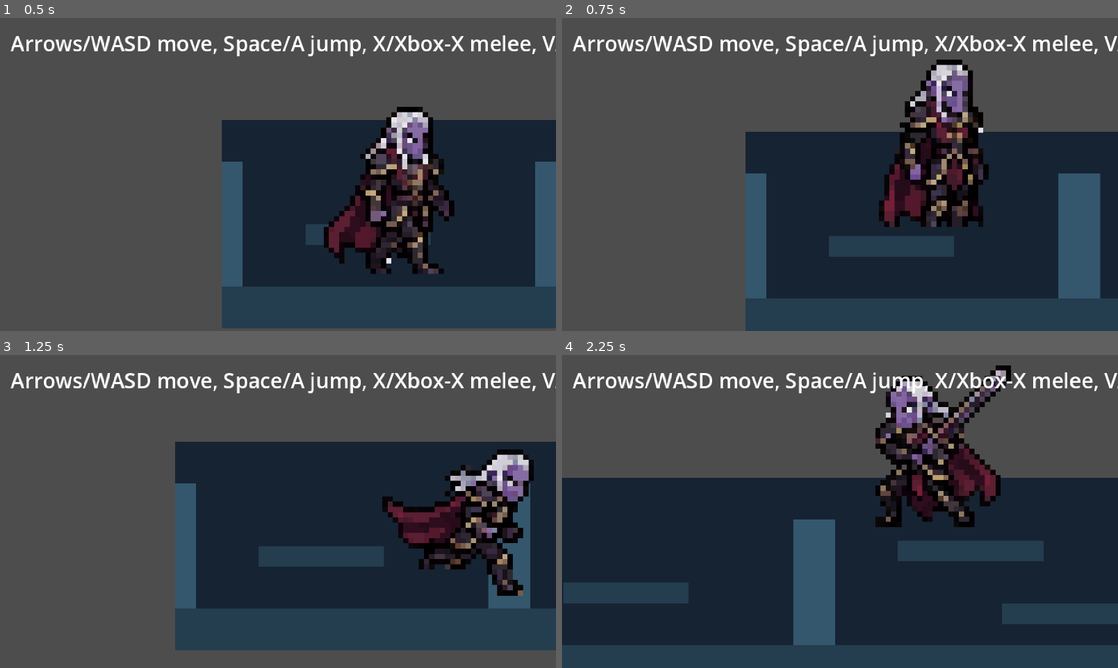
Above: before the commit, frames 1-4 (two rows, left to right).
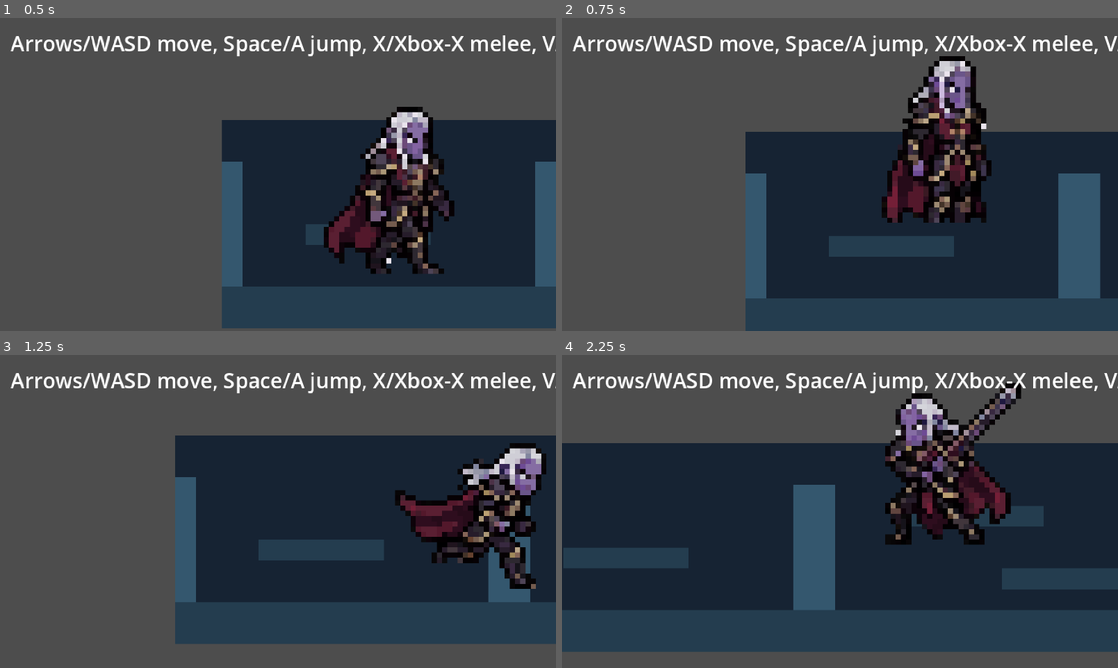
Above: after the commit, the same moments.

Repository: andrewgilliland/awash
Game: Godot game, scene res://scenes/main.tscn
Same seed, same stepped clock (60 frames per second), same inputs: the game is played once before the commit and once after it.
Inputs:
- Up to frame 1 (0.5 s): no input
- Up to frame 2 (0.75 s): hold Right (move_right) from 0.53 s (still down); hold Space (jump) from 0.53 s (still down)
- Up to frame 3 (1.25 s): keep holding Right (move_right); keep holding Space (jump)
- Up to frame 4 (2.25 s): release Space (jump) at 1.28 s; tap E (interact) at 1.35 s; tap Space (jump) at 1.52, 1.55, 1.82 s; release Right (move_right) at 2.03 s; hold Left (move_left) from 2.03 s (still down); hold Space (jump) from 2.03 s (still down); tap X (melee_attack) at 2.1 s

Frame 1 is identical in both runs. In frame 2, 4.6% of the frame differs, in the area x 57-78%, y 12-67%; in frame 3, 11%; in frame 4, 40%, in the area x 0-100%, y 3-100%.

Commit message:
Step 3: tune movement feel and add movement sanity test

Diff:
--- a/scripts/player/player.gd
+++ b/scripts/player/player.gd
@@ -24,15 +24,17 @@
 
 const PLAYER_SPRITE_SHEET := preload("res://assets/sprites/player_1.png")
 
-@export var move_speed: float = 145.0
-@export var acceleration: float = 950.0
-@export var air_acceleration: float = 720.0
-@export var friction: float = 1100.0
-@export var jump_velocity: float = -315.0
-@export var max_fall_speed: float = 520.0
-@export var jump_release_gravity_multiplier: float = 1.6
-@export var coyote_time_seconds: float = 0.12
-@export var jump_buffer_seconds: float = 0.12
+@export var move_speed: float = 160.0
+@export var acceleration: float = 1200.0
+@export var air_acceleration: float = 800.0
+@export var friction: float = 1400.0
+@export var jump_velocity: float = -330.0
+@export var max_fall_speed: float = 560.0
+@export var jump_release_gravity_multiplier: float = 1.9
+@export var coyote_time_seconds: float = 0.14
+@export var jump_buffer_seconds: float = 0.14
+@export var run_state_speed_threshold: float = 20.0
+@export var jump_to_fall_velocity_threshold: float = 18.0
 @export var has_double_jump: bool = false
 @export var max_air_jumps: int = 1
 @export var max_health: int = 3
@@ -43,6 +45,7 @@
 @export var melee_startup_seconds: float = 0.06
 @export var melee_active_seconds: float = 0.08
 @export var melee_recovery_seconds: float = 0.16
+@export var attack_movement_multiplier: float = 0.45
 @export var melee_damage: int = 1
 @export var melee_knockback: Vector2 = Vector2(120.0, -45.0)
 @export var projectile_scene: PackedScene
@@ -526,7 +529,7 @@
 
 
 func _process_attack_state(delta: float) -> void:
-	_apply_horizontal_movement(delta * 0.35)
+	_apply_horizontal_movement(delta * attack_movement_multiplier)
 
 
 func _process_dead_state(delta: float) -> void:
@@ -547,13 +550,17 @@
 		return
 
 	if not is_on_floor():
-		if velocity.y < 0.0:
+		if velocity.y <= -jump_to_fall_velocity_threshold:
 			_set_state(PlayerState.JUMP)
 		else:
 			_set_state(PlayerState.FALL)
 		return
 
-	if absf(velocity.x) > 8.0:
+	var horizontal_speed := absf(velocity.x)
+	if (
+		horizontal_speed >= run_state_speed_threshold
+		or (absf(_input_direction) > 0.2 and horizontal_speed > 2.0)
+	):
 		_set_state(PlayerState.RUN)
 	else:
 		_set_state(PlayerState.IDLE)
@@ -569,7 +576,7 @@
 	if is_on_floor():
 		return
 
-	if velocity.y < 0.0 and Input.is_action_just_released("jump"):
+	if velocity.y < 0.0 and not Input.is_action_pressed("jump"):
 		velocity.y += get_gravity().y * jump_release_gravity_multiplier * delta
 
 
--- a/tests/test_runner.gd
+++ b/tests/test_runner.gd
@@ -13,6 +13,7 @@
 	_run_test("Biome scene loads", _test_biome_scene_loads)
 	_run_test("Biome room api sane", _test_biome_room_api_sane)
 	_run_test("Player defaults sane", _test_player_default_values)
+	_run_test("Player movement tuning sane", _test_player_movement_tuning_defaults)
 	_run_test("Player ranged defaults sane", _test_player_ranged_defaults)
 	_run_test("Player camera defaults sane", _test_player_camera_defaults)
 	_run_test("Runtime state defaults sane", _test_runtime_state_defaults_sane)
@@ -149,6 +150,32 @@
 	return is_valid
 
 
+func _test_player_movement_tuning_defaults() -> bool:
+	var packed_scene := load(PLAYER_SCENE_PATH) as PackedScene
+	if packed_scene == null:
+		return false
+
+	var player := packed_scene.instantiate()
+	if player == null:
+		return false
+
+	var run_threshold := player.get("run_state_speed_threshold") as float
+	var jump_to_fall_threshold := player.get("jump_to_fall_velocity_threshold") as float
+	var is_valid := true
+	is_valid = is_valid and player.get("move_speed") >= 120.0
+	is_valid = is_valid and player.get("acceleration") > player.get("move_speed")
+	is_valid = is_valid and player.get("air_acceleration") > 0.0
+	is_valid = is_valid and player.get("friction") >= player.get("acceleration")
+	is_valid = is_valid and player.get("jump_release_gravity_multiplier") > 1.0
+	is_valid = is_valid and run_threshold > 0.0
+	is_valid = is_valid and run_threshold < player.get("move_speed")
+	is_valid = is_valid and jump_to_fall_threshold >= 0.0
+	is_valid = is_valid and player.get("attack_movement_multiplier") > 0.0
+	is_valid = is_valid and player.get("attack_movement_multiplier") <= 1.0
+	player.queue_free()
+	return is_valid
+
+
 func _test_player_camera_defaults() -> bool:
 	var packed_scene := load(PLAYER_SCENE_PATH) as PackedScene
 	if packed_scene == null:
Not shown, changed: .gitignore
